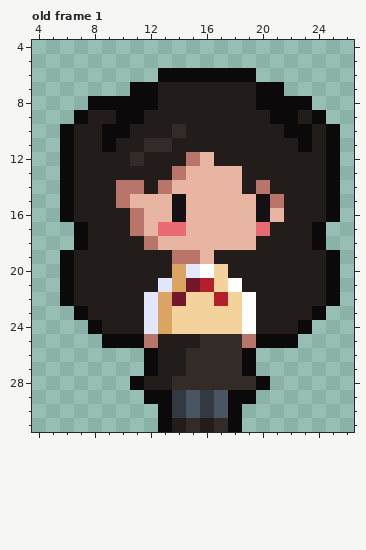
File history of a pixel-art file, Aseprite/Rin.aseprite. Above: the version before the commit.
32x32 pixels, 1 frame. Colours within 5 levels of each other are drawn and written as one. Shown: old frame 1: x 4..26, y 4..31. The commit also changed other frames, which this record leaves out.
Now the later version:
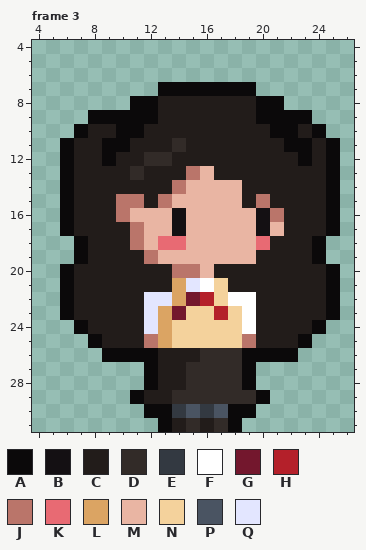
Palette (. is transparent): A #0b090a  B #141013  C #221c1a  D #322b28  E #333941  F #ffffff  G #73172d  H #b4202a  J #ba756a  K #e86a73  L #dba463  M #e9b5a3  N #f4d29c  P #4a5462  Q #e3e6ff
A new or re-ordered frame is compared with the old frame closest to it.
Change:
frames 1 -> 4
Frame 3 is new; against old frame 1:
y 6: x 13..19 AAAAAAA -> .......
y 7: x 11..21 AACCCCCCCAA -> ..AAAAAAA..
y 8: x 8..10 AAA -> ...; x 22..23 AA -> ..
y 9: x 7..9 ACC -> .AA; x 12 C -> A; x 20 C -> A; x 23..24 CA -> A.
y 10: x 6..7 AC -> .A; x 9 A -> C; x 11 C -> A; x 14 D -> C; x 21 C -> A; x 23..25 ACA -> CA.
y 11: x 10 C -> A; x 12..14 DDC -> CCD; x 22 C -> A
y 12: x 9 C -> A; x 11..13 DCC -> CDD; x 15..16 JM -> CC; x 23 C -> A
y 13: x 11 C -> D; x 14..15 JM -> CJ; x 17..18 MM -> CC
y 14: x 10..11 JJ -> CC; x 13..14 JM -> CJ; x 20 J -> C
y 15: x 11..14 MMMB -> JCJM; x 19..21 MBJ -> CJC
y 16: x 10..11 CJ -> JM; x 21 M -> J
y 17: x 6..7 .A -> AC; x 13..14 KK -> MB; x 20..21 KC -> BM; x 24..25 A. -> CA
y 18: x 11..14 CJMM -> JMKK; x 20 C -> K
y 19: x 6..7 AC -> .A; x 12..15 CCJJ -> JMMM; x 17..19 CCC -> MMM; x 24..25 CA -> A.
y 20: x 14..17 LQFN -> JJMC
y 21: x 13 Q -> C; x 15..16 GH -> QF; x 18 F -> C
y 22: x 13..18 LGNNHN -> QLGHNF
y 23: x 6..7 .A -> AC; x 14 N -> G; x 17 N -> H; x 24..25 A. -> CA
y 24: x 7..8 .A -> AC; x 23..24 A. -> CA
y 25: x 8..11 .AAA -> ACCC; x 13..18 CCCDDD -> LNNNNN; x 20..23 AAA. -> CCCA
y 26: x 9..11 ... -> AAA; x 15 D -> C; x 20..22 ... -> AAA
y 28: x 11..12 AC -> .A; x 14 D -> C; x 19..20 DA -> A.
y 29: x 11..20 .AAEPEPAA. -> ACCDDDDDDA
y 30: x 12 . -> A; x 19 . -> A
